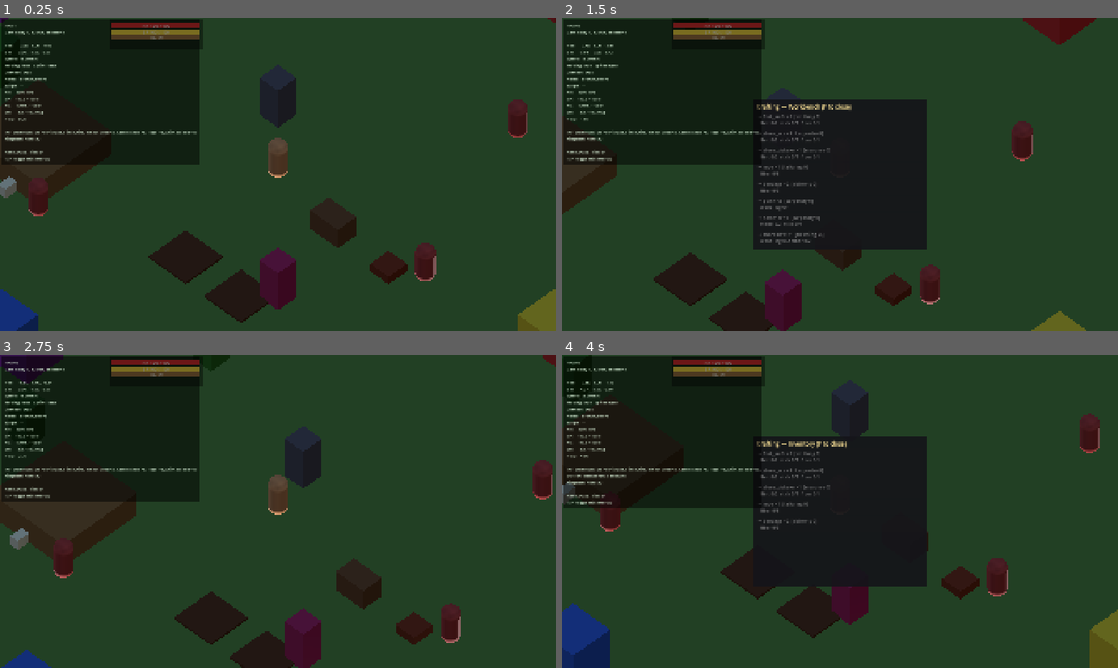
Above: before the commit, frames 1-4 (two rows, left to right).
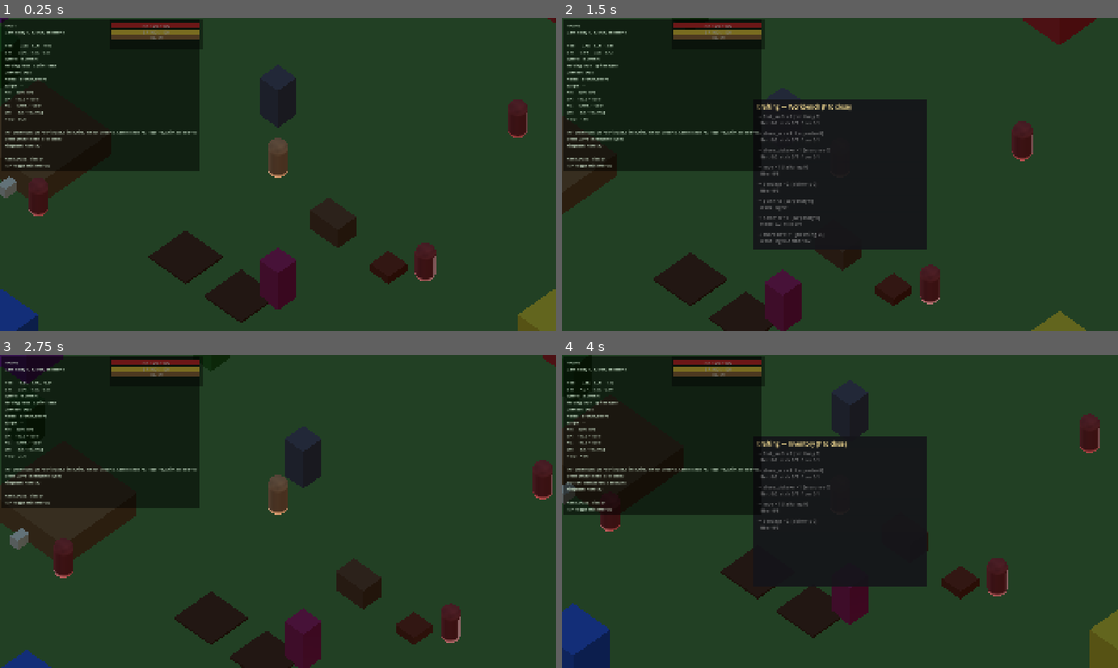
Above: after the commit, the same moments.

Repository: jacksonrumley08/Sovereign
Game: Godot game, scene res://scenes/main/main.tscn
The game is run twice, just before and just after one commit, with the same random seed, the same clock (stepped at 60 frames per second) and the same inputs.
Inputs (mouse positions are in pixels of both pictures, inside the frame that each line leads up to):
- Up to frame 1 (0.25 s): no input
- Up to frame 2 (1.5 s): tap Enter at 0.5 s; move the mouse to (962, 158) at 0.52 s; tap R at 0.6 s; click (962, 158) at 0.67 s; tap F at 0.8 s; drag from (728, 190) to (812, 237) at 1.27 s
- Up to frame 3 (2.75 s): move the mouse to (333, 442) at 2.02 s; tap E (interact) at 2.1 s; click (333, 442) at 2.17 s; tap F at 2.3 s
- Up to frame 4 (4 s): tap Space at 2.75 s; drag from (812, 574) to (673, 464) at 2.77 s; move the mouse to (1006, 558) at 3.52 s; tap R at 3.6 s; click (1006, 558) at 3.67 s; tap F at 3.8 s

The runs differ from the first frame. In frame 1, 0.8% of the frame differs, in the area x 0-36%, y 37-49%; in frame 2, 0.9%; in frame 3, 0.9%; in frame 4, 1.1%, in the area x 0-36%, y 38-52%.

Commit message:
Polish: seed picker UI + crop selection + clearer animal capture feedback
- Seed picker popup (clicking empty farm plot opens picker)
  shows seed counts, output crop, growth time, yield qty
- R cycles selected seed (still functional alongside picker)
- Animal capture logs success chance + clear pass/fail messages
- Tamed animals get green tint to show state visually

Co-Authored-By: Claude Opus 4.7 (1M context) <noreply@anthropic.com>

Diff:
--- a/scenes/entities/animal.gd
+++ b/scenes/entities/animal.gd
@@ -96,20 +96,27 @@
 	if player.has_node("SkillSystem"):
 		skill_lv = player.get_node("SkillSystem").get_level("animal_husbandry")
 	var success_chance: float = 1.0 - def["capture_difficulty"] + (skill_lv * 0.005)
+	GameManager.log("info", "Capture attempt: %.0f%% chance" % (success_chance * 100))
 	if randf() < success_chance:
 		is_tamed = true
-		owner_id = "player"  # placeholder
+		owner_id = "player"
 		var pen: Node = _find_nearest_pen(player)
 		if pen:
 			pen_position = pen.global_position
 			pen_radius = 3.0
 			global_position = pen.global_position
+			GameManager.log("info", "%s tamed → moved to pen at %s" % [animal_type, str(pen.global_position)])
+		else:
+			pen_position = global_position
+			GameManager.log("info", "%s tamed (no pen nearby — staying put)" % animal_type)
 		if player.has_node("SkillSystem"):
 			player.get_node("SkillSystem").add_xp("animal_husbandry", 25)
-		GameManager.log("info", "Tamed %s" % animal_type)
+		# Visual: green tint to show tamed state
+		if mesh and mesh.material_override is StandardMaterial3D:
+			var base: Color = def.get("color", Color.WHITE)
+			(mesh.material_override as StandardMaterial3D).albedo_color = base.lerp(Color(0.3, 1, 0.3), 0.25)
 		return true
-	GameManager.log("warn", "Capture failed (animal flees)")
-	# Run away
+	GameManager.log("warn", "%s capture FAILED — it flees" % animal_type)
 	var flee_dir: Vector3 = (global_position - player.global_position).normalized()
 	wander_target = global_position + flee_dir * 8.0
 	return false
--- a/scenes/entities/structure.gd
+++ b/scenes/entities/structure.gd
@@ -157,21 +157,13 @@
 	if not player.has_node("Inventory"):
 		return
 	var inv: Inventory = player.get_node("Inventory")
-	# Empty plot — try to plant any seed
+	# Empty plot — open seed picker UI
 	if planted_crop.is_empty():
-		for item in inv.items:
-			var def_i: Dictionary = ItemDefs.get_item(item["item_type"])
-			if def_i.get("category", "") == "seed":
-				var crop_id: String = CropDefs.crop_for_seed(item["item_type"])
-				if crop_id.is_empty():
-					continue
-				inv.remove_item(item["id"], 1)
-				planted_crop = crop_id
-				growth_progress = 0.0
-				_update_farm_visual()
-				GameManager.log("info", "Planted %s" % crop_id)
-				return
-		GameManager.log("warn", "No seeds in inventory")
+		var picker: Node = get_tree().current_scene.get_node_or_null("UIContainer/SeedPicker")
+		if picker and picker.has_method("open_for_plot"):
+			picker.open_for_plot(self)
+		else:
+			GameManager.log("warn", "Seed picker not loaded")
 		return
 	# Mature — harvest
 	if growth_progress >= 1.0:
@@ -194,6 +186,29 @@
 	GameManager.log("info", "Watered (%.0f%% grown)" % [growth_progress * 100])
 
 
+# Public planting API used by the SeedPicker UI.
+func plant_seed(seed_type: String, player: Node) -> bool:
+	if not planted_crop.is_empty():
+		return false
+	var inv: Inventory = player.get_node("Inventory")
+	if inv == null or not inv.has_item(seed_type, 1):
+		GameManager.log("warn", "No %s in inventory" % seed_type)
+		return false
+	var crop_id: String = CropDefs.crop_for_seed(seed_type)
+	if crop_id.is_empty():
+		return false
+	# Find a stack and consume one
+	for item in inv.items:
+		if item["item_type"] == seed_type:
+			inv.remove_item(item["id"], 1)
+			break
+	planted_crop = crop_id
+	growth_progress = 0.0
+	_update_farm_visual()
+	GameManager.log("info", "Planted %s" % CropDefs.get_crop(crop_id).get("display_name", crop_id))
+	return true
+
+
 func _update_farm_visual() -> void:
 	if mesh == null or def.get("variant", "") != "farm_plot":
 		return
--- a/scenes/main/main.gd
+++ b/scenes/main/main.gd
@@ -11,6 +11,7 @@
 var hud_bars: CanvasLayer = null
 var kingdom_screen: Control = null
 var trade_window: Control = null
+var seed_picker: Control = null
 
 
 func _ready() -> void:
@@ -22,6 +23,7 @@
 	_load_crafting_screen()
 	_load_kingdom_screen()
 	_load_trade_window()
+	_load_seed_picker()
 	_load_blueprint_placer()
 	GameManager.change_state(GameManager.GameState.PLAYING)
 
@@ -87,6 +89,15 @@
 	ui_container.add_child(trade_window)
 
 
+func _load_seed_picker() -> void:
+	var scene: PackedScene = load("res://scenes/ui/menus/seed_picker.tscn")
+	if scene == null:
+		return
+	seed_picker = scene.instantiate()
+	seed_picker.name = "SeedPicker"
+	ui_container.add_child(seed_picker)
+
+
 func _load_blueprint_placer() -> void:
 	# Spawn an instance of BlueprintPlacer in the world (so it can read mouse + raycast).
 	blueprint_placer = Node3D.new()
--- a/scenes/player/player.gd
+++ b/scenes/player/player.gd
@@ -17,6 +17,9 @@
 var nearest_station_type: String = ""
 var nearest_station_id: int = 0
 var crafting_station_id: int = 0  # alias for the netmsg payload
+
+# Currently-selected seed to plant. Cycle with R.
+var selected_seed: String = "seed_wheat"
 
 var move_target: Vector3 = Vector3.ZERO
 var is_moving: bool = false
@@ -100,6 +103,25 @@
 			KEY_8: _equip_tool("stone_axe")
 			KEY_9: _equip_tool("stone_pickaxe")
 			KEY_F: _try_open_crafting()
+			KEY_R: _cycle_seed()
+
+
+func _cycle_seed() -> void:
+	# Cycle through any seed (category=="seed") items in inventory.
+	var seeds: Array[String] = []
+	for item in inventory.items:
+		var def: Dictionary = ItemDefs.get_item(item["item_type"])
+		if def.get("category", "") == "seed":
+			if not seeds.has(item["item_type"]):
+				seeds.append(item["item_type"])
+	if seeds.is_empty():
+		GameManager.log("warn", "No seeds in inventory")
+		return
+	var idx: int = seeds.find(selected_seed)
+	idx = (idx + 1) % seeds.size() if idx >= 0 else 0
+	selected_seed = seeds[idx]
+	var name: String = ItemDefs.get_item(selected_seed).get("display_name", selected_seed)
+	GameManager.log("info", "Selected seed → %s" % name)
 
 
 func _try_open_crafting() -> void:
--- a/scenes/ui/hud/debug_overlay.gd
+++ b/scenes/ui/hud/debug_overlay.gd
@@ -57,6 +57,10 @@
 			var inv: Inventory = p.get_node("Inventory")
 			lines.append("")
 			lines.append("Inv: %s" % inv.summary())
+		# Selected seed (R to cycle)
+		if "selected_seed" in p:
+			var sname: String = ItemDefs.get_item(p.selected_seed).get("display_name", p.selected_seed)
+			lines.append("Seed: %s (R to cycle)" % sname)
 		if p.is_gathering:
 			lines.append("Gather: %.1fs / %.1fs (%s)" % [p.gather_progress, p.gather_total, p.gather_target.resource_type])
 		if p.has_node("CraftingSystem"):
--- /dev/null
+++ b/scenes/ui/menus/seed_picker.gd
@@ -0,0 +1,75 @@
+extends Control
+
+# Popup seed picker. Opens when player clicks an empty farm plot.
+# Lists seeds from player inventory; clicking one plants it on the target plot.
+
+@onready var list: VBoxContainer = $Panel/MarginContainer/VBoxContainer/ScrollContainer/List
+@onready var title: Label = $Panel/MarginContainer/VBoxContainer/Title
+@onready var cancel_btn: Button = $Panel/MarginContainer/VBoxContainer/CancelButton
+
+var target_plot: Node = null
+
+
+func _ready() -> void:
+	visible = false
+	cancel_btn.pressed.connect(close)
+
+
+func open_for_plot(plot: Node) -> void:
+	target_plot = plot
+	visible = true
+	_populate()
+
+
+func close() -> void:
+	visible = false
+	target_plot = null
+
+
+func _input(event: InputEvent) -> void:
+	if not visible:
+		return
+	if event is InputEventKey and event.pressed and event.keycode == KEY_ESCAPE:
+		close()
+		get_viewport().set_input_as_handled()
+
+
+func _populate() -> void:
+	for c in list.get_children():
+		c.queue_free()
+	var p: Node = GameManager.player
+	if p == null or not p.has_node("Inventory"):
+		return
+	var inv: Inventory = p.get_node("Inventory")
+	# Aggregate seed inventory
+	var seed_counts: Dictionary = {}
+	for item in inv.items:
+		var def: Dictionary = ItemDefs.get_item(item["item_type"])
+		if def.get("category", "") == "seed":
+			seed_counts[item["item_type"]] = seed_counts.get(item["item_type"], 0) + item["quantity"]
+	if seed_counts.is_empty():
+		var lbl := Label.new()
+		lbl.text = "No seeds in inventory."
+		lbl.modulate = Color(0.85, 0.7, 0.6)
+		list.add_child(lbl)
+		return
+	for seed_type in seed_counts.keys():
+		var def: Dictionary = ItemDefs.get_item(seed_type)
+		var crop_id: String = CropDefs.crop_for_seed(seed_type)
+		var crop: Dictionary = CropDefs.get_crop(crop_id)
+		var btn := Button.new()
+		var grow_min: float = crop.get("growth_seconds", 0.0) / 60.0
+		btn.text = "%s ×%d  →  %s (%.0f min, yields %d)" % [
+			def.get("display_name", seed_type), seed_counts[seed_type],
+			crop.get("display_name", crop_id),
+			grow_min, crop.get("yield_qty", 0)
+		]
+		btn.alignment = HORIZONTAL_ALIGNMENT_LEFT
+		btn.pressed.connect(_on_pick.bind(seed_type))
+		list.add_child(btn)
+
+
+func _on_pick(seed_type: String) -> void:
+	if target_plot and target_plot.has_method("plant_seed"):
+		target_plot.plant_seed(seed_type, GameManager.player)
+	close()
--- /dev/null
+++ b/scenes/ui/menus/seed_picker.tscn
@@ -0,0 +1,55 @@
+[gd_scene load_steps=3 format=3 uid="uid://wk3euep8eggs"]
+
+[ext_resource type="Script" path="res://scenes/ui/menus/seed_picker.gd" id="1_sp"]
+
+[sub_resource type="StyleBoxFlat" id="StyleBoxFlat_1"]
+bg_color = Color(0.08, 0.08, 0.1, 0.94)
+content_margin_left = 14.0
+content_margin_top = 14.0
+content_margin_right = 14.0
+content_margin_bottom = 14.0
+
+[node name="SeedPicker" type="Control"]
+layout_mode = 3
+anchors_preset = 15
+anchor_right = 1.0
+anchor_bottom = 1.0
+mouse_filter = 1
+script = ExtResource("1_sp")
+
+[node name="Panel" type="PanelContainer" parent="."]
+layout_mode = 1
+anchors_preset = 8
+anchor_left = 0.5
+anchor_top = 0.5
+anchor_right = 0.5
+anchor_bottom = 0.5
+offset_left = -260.0
+offset_top = -180.0
+offset_right = 260.0
+offset_bottom = 180.0
+theme_override_styles/panel = SubResource("StyleBoxFlat_1")
+
+[node name="MarginContainer" type="MarginContainer" parent="Panel"]
+layout_mode = 2
+
+[node name="VBoxContainer" type="VBoxContainer" parent="Panel/MarginContainer"]
+layout_mode = 2
+
+[node name="Title" type="Label" parent="Panel/MarginContainer/VBoxContainer"]
+layout_mode = 2
+theme_override_colors/font_color = Color(1, 0.9, 0.6, 1)
+theme_override_font_sizes/font_size = 18
+text = "Plant a seed (Esc to cancel)"
+
+[node name="ScrollContainer" type="ScrollContainer" parent="Panel/MarginContainer/VBoxContainer"]
+layout_mode = 2
+size_flags_vertical = 3
+
+[node name="List" type="VBoxContainer" parent="Panel/MarginContainer/VBoxContainer/ScrollContainer"]
+layout_mode = 2
+size_flags_horizontal = 3
+
+[node name="CancelButton" type="Button" parent="Panel/MarginContainer/VBoxContainer"]
+layout_mode = 2
+text = "Cancel"
Not shown, added: scenes/entities/animal.gd.uid
Not shown: 1 places in scenes/entities/animal.tscn that only renumber resources
Not shown, added: scenes/ui/hud/hud_bars.gd.uid
Not shown: 1 places in scenes/ui/hud/hud_bars.tscn that only renumber resources
Not shown, added: scenes/ui/menus/kingdom_screen.gd.uid
Not shown: 1 places in scenes/ui/menus/kingdom_screen.tscn that only renumber resources
Not shown, added: scenes/ui/menus/seed_picker.gd.uid
Not shown, added: scenes/ui/trade/trade_window.gd.uid
Not shown: 1 places in scenes/ui/trade/trade_window.tscn that only renumber resources
Not shown, added: scripts/data/animal_defs.gd.uid
Not shown, added: scripts/data/crop_defs.gd.uid
Not shown, added: scripts/systems/kingdom/kingdom_system.gd.uid
